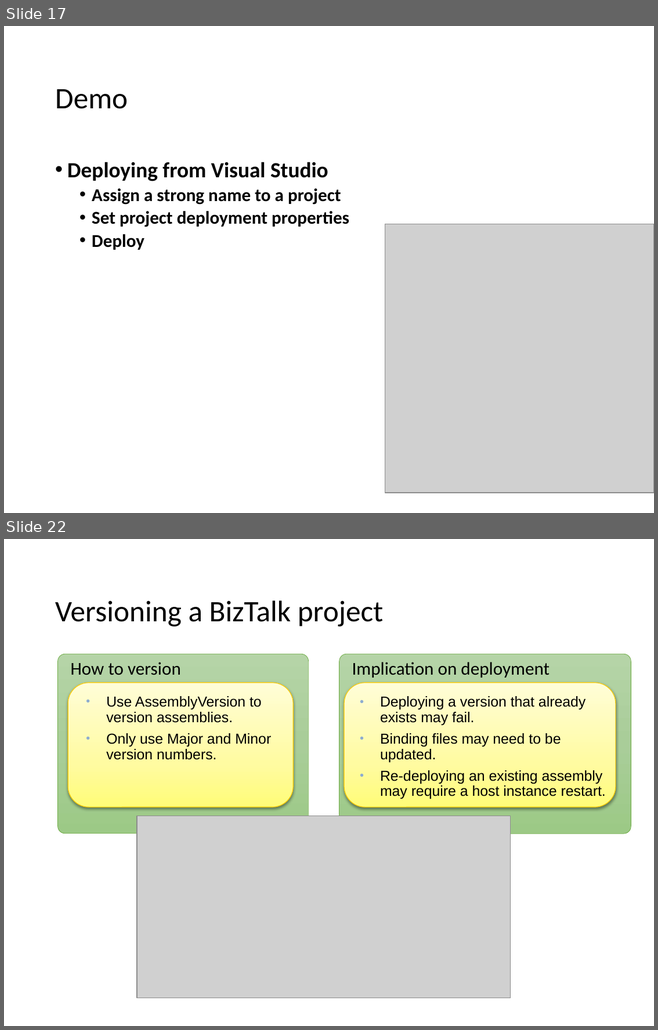
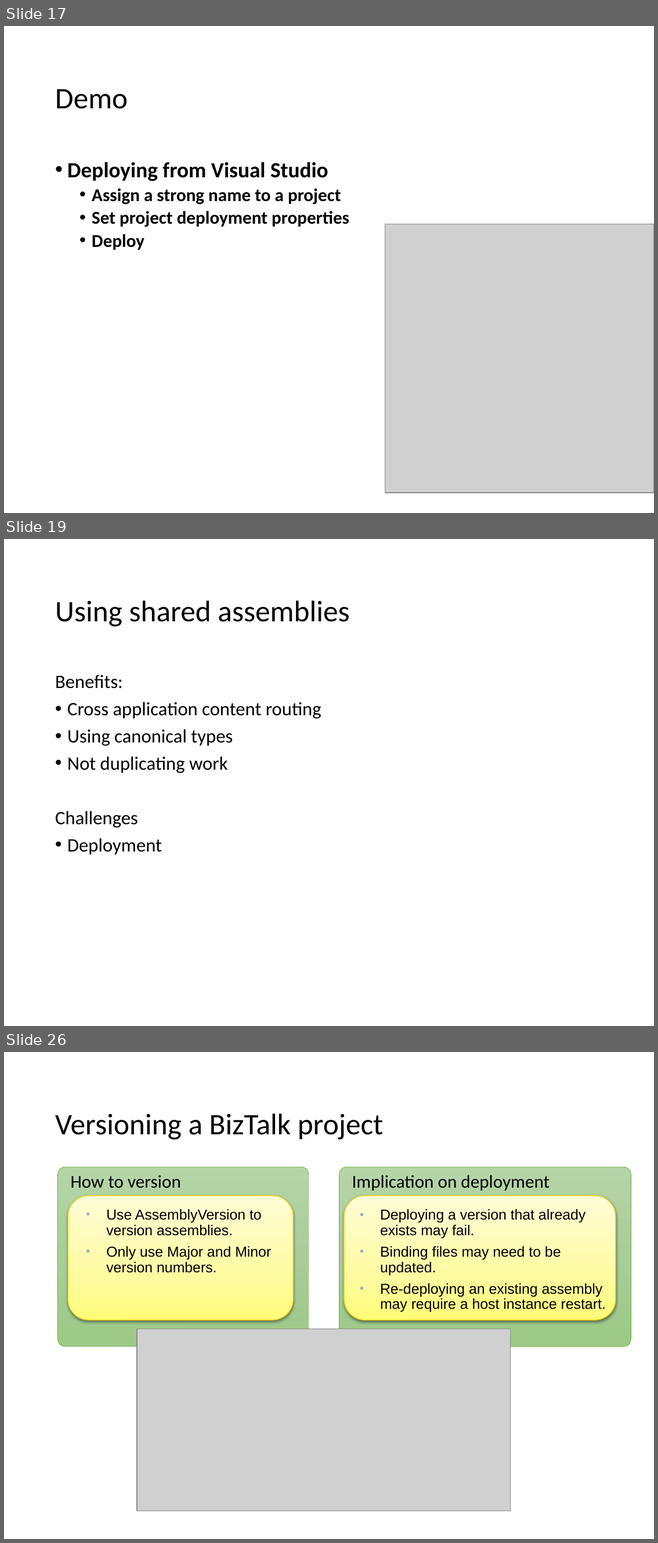
Before and after one commit to wmmihaa/BizTalk-Server---Developing-Integration-Solutions, a slide deck: Slides/Module 4 - Testing and Deploying Projects.pptx. Shown one above the other, each under a label of ours: slides 17 and 22 before the commit, slides 17, 19 and 26 after it; the slides between them are not shown. The pictures are 658x1030 and 658x1543 pixels, drawn with LibreOffice and Linux fonts; fonts in the diff are those of the drawing; grey boxes stand for pictures. Boxes give left, top, right and bottom in pixels: in the first picture for what was removed or moved away, otherwise in the second. Text is boxed around its words. In the diff, an @@ line names an element or a change of style, - is before the commit and + after.

```diff
--- a/Slides/Module 4 - Testing and Deploying Projects.pptx
+++ b/Slides/Module 4 - Testing and Deploying Projects.pptx
@@ slide 19 added at <box>4,539,654,1026</box>, background #FFFFFF @@
@@ title added at <box>55,600,349,627</box>, 33 pt, text #000000 @@
+Using shared assemblies
@@ text added at <box>55,675,321,855</box>, 21 pt, text #000000 @@
+Benefits:
+• Cross application content routing
+• Using canonical types
+• Not duplicating work
+Challenges
+• Deployment
@@ what was slide 22 is now slide 26 @@
```
Also in this commit, not shown: 2 slides changed, 6 other slides added, 3 slides removed.
